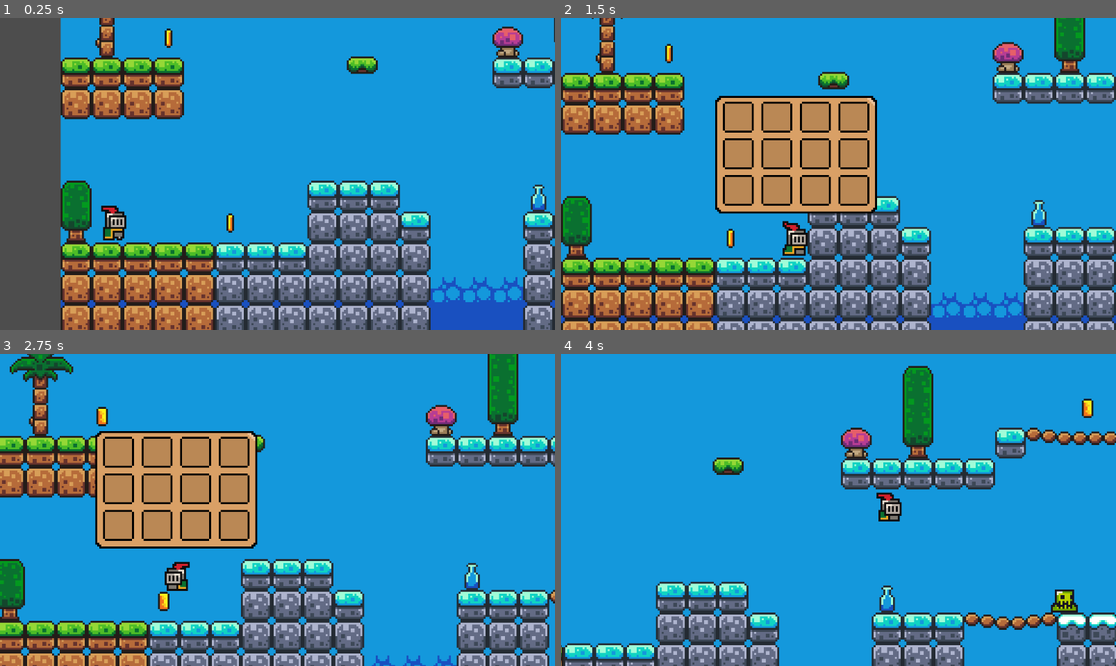
Above: before the commit, frames 1-4 (two rows, left to right).
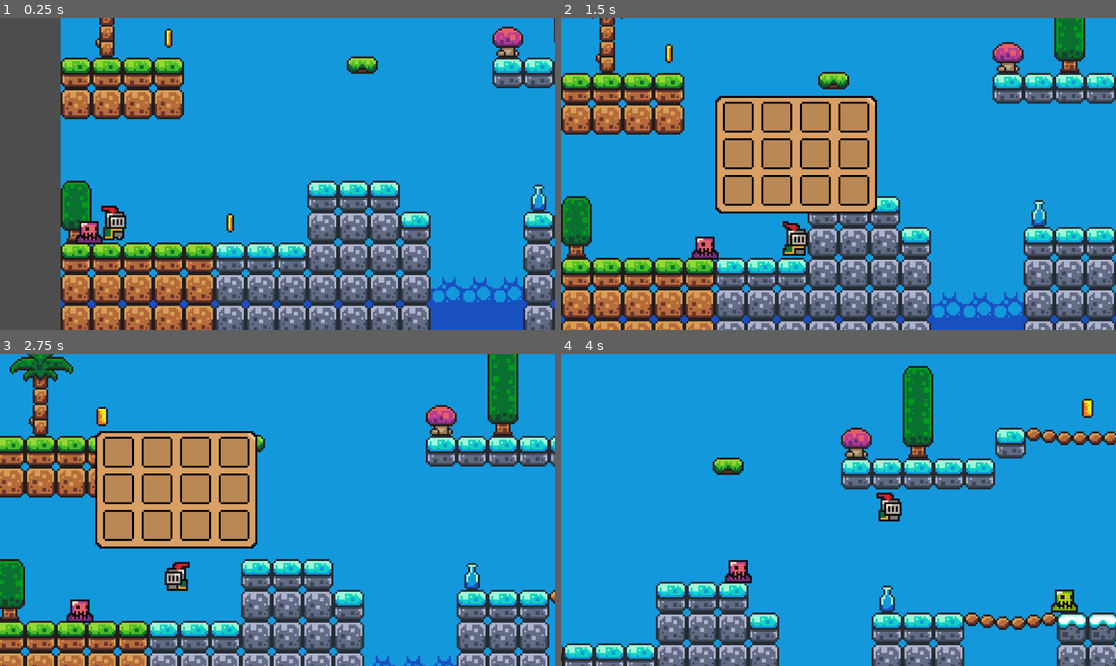
Above: after the commit, the same moments.

Repository: Utk984/testGame
Game: Godot game, scene res://scenes/game.tscn
Two runs of this game, one before a commit and one after it. Both use one fixed random seed, a clock stepped at 60 frames per second and the inputs below. The engine's default icon, where the game draws it, is replaced by a stand-in: a white triangle on a blue panel in a dark square.
Inputs:
- Up to frame 1 (0.25 s): no input
- Up to frame 2 (1.5 s): hold D (move_right) from 0.53 s (still down); tap Space (jump) at 0.6, 0.77, 1.07 s; tap E (open_inv) at 1.35 s
- Up to frame 3 (2.75 s): tap Space (jump) at 1.52, 1.55, 1.82, 2.1 s; release D (move_right) at 2.03 s; hold Left (move_left) from 2.03 s (still down)
- Up to frame 4 (4 s): release Left (move_left) at 2.78 s; hold D (move_right) from 2.78 s (still down); tap E (open_inv) at 2.85 s; tap Space (jump) at 3.02, 3.05, 3.32, 3.6, 3.77 s

The runs differ from the first frame. In frame 1, 0.3% of the frame differs, in the area x 13-19%, y 65-73%; in frame 2, 0.4%; in frame 3, 0.4%, in the area x 11-31%, y 76-87%; in frame 4, 0.3%.

Commit message:
Companion follower

Diff:
--- /dev/null
+++ b/scenes/enemy.tscn
@@ -0,0 +1,54 @@
+[gd_scene load_steps=9 format=3 uid="uid://be6xllik0ayn6"]
+
+[ext_resource type="Texture2D" uid="uid://jt3xtvimfk3w" path="res://assets/sprites/slime_purple.png" id="1_anxm8"]
+[ext_resource type="Script" path="res://scripts/enemy.gd" id="1_hj16n"]
+
+[sub_resource type="AtlasTexture" id="AtlasTexture_lg8fn"]
+atlas = ExtResource("1_anxm8")
+region = Rect2(0, 24, 24, 24)
+
+[sub_resource type="AtlasTexture" id="AtlasTexture_pnx51"]
+atlas = ExtResource("1_anxm8")
+region = Rect2(24, 24, 24, 24)
+
+[sub_resource type="AtlasTexture" id="AtlasTexture_jte0s"]
+atlas = ExtResource("1_anxm8")
+region = Rect2(48, 24, 24, 24)
+
+[sub_resource type="AtlasTexture" id="AtlasTexture_hby3s"]
+atlas = ExtResource("1_anxm8")
+region = Rect2(72, 24, 24, 24)
+
+[sub_resource type="SpriteFrames" id="SpriteFrames_f4da8"]
+animations = [{
+"frames": [{
+"duration": 1.0,
+"texture": SubResource("AtlasTexture_lg8fn")
+}, {
+"duration": 1.0,
+"texture": SubResource("AtlasTexture_pnx51")
+}, {
+"duration": 1.0,
+"texture": SubResource("AtlasTexture_jte0s")
+}, {
+"duration": 1.0,
+"texture": SubResource("AtlasTexture_hby3s")
+}],
+"loop": true,
+"name": &"default",
+"speed": 5.0
+}]
+
+[sub_resource type="CircleShape2D" id="CircleShape2D_vhe3k"]
+radius = 4.0
+
+[node name="CharacterBody2D" type="CharacterBody2D"]
+collision_layer = 2
+script = ExtResource("1_hj16n")
+
+[node name="AnimatedSprite2D" type="AnimatedSprite2D" parent="."]
+sprite_frames = SubResource("SpriteFrames_f4da8")
+
+[node name="CollisionShape2D" type="CollisionShape2D" parent="."]
+position = Vector2(0, 7)
+shape = SubResource("CircleShape2D_vhe3k")
--- a/scenes/game.tscn
+++ b/scenes/game.tscn
@@ -7,6 +7,7 @@
 [ext_resource type="PackedScene" uid="uid://fg5tqrp25fpa" path="res://scenes/coin.tscn" id="5_b62od"]
 [ext_resource type="PackedScene" uid="uid://bur554qwvc5le" path="res://scenes/killzone.tscn" id="6_l0x70"]
 [ext_resource type="PackedScene" uid="uid://8m3d8yw0pxws" path="res://scenes/slime.tscn" id="7_p4vac"]
+[ext_resource type="PackedScene" uid="uid://be6xllik0ayn6" path="res://scenes/enemy.tscn" id="8_fmqvm"]
 
 [sub_resource type="TileSetAtlasSource" id="TileSetAtlasSource_aldln"]
 texture = ExtResource("1_4o5cq")
@@ -603,6 +604,9 @@
 }
 autoplay = "fastmove"
 
+[node name="Enemy" parent="." instance=ExtResource("8_fmqvm")]
+position = Vector2(-51, 74)
+
 [node name="Enemies" type="Node" parent="."]
 
 [node name="Slime" parent="Enemies" instance=ExtResource("7_p4vac")]
--- a/scenes/player.tscn
+++ b/scenes/player.tscn
@@ -182,7 +182,7 @@
 [node name="AnimatedSprite2D" type="AnimatedSprite2D" parent="."]
 position = Vector2(0, -7)
 sprite_frames = SubResource("SpriteFrames_8jqj8")
-animation = &"jump"
+animation = &"idle"
 autoplay = "idle"
 
 [node name="CollisionShape2D" type="CollisionShape2D" parent="."]
--- /dev/null
+++ b/scripts/enemy.gd
@@ -0,0 +1,81 @@
+extends CharacterBody2D
+
+# Speed and gravity settings
+var default_speed: float = 50  # Default speed when the player is stationary
+var gravity = ProjectSettings.get_setting("physics/2d/default_gravity")
+var jump_strength: float = -300
+var follow_distance: float = 50  # Distance behind the player
+var player: CharacterBody2D = null  # Ensure this is of type CharacterBody2D to access velocity directly
+
+# Timer for random movements
+var movement_timer: Timer = null
+
+# Flags for jumping
+var has_jumped: bool = false
+
+func _ready():
+	# Find the player node in the scene
+	player = get_parent().get_node("Player") as CharacterBody2D
+
+	# Create a timer for random movements
+	movement_timer = Timer.new()
+	movement_timer.wait_time = 5.0  # Change direction every 2 seconds
+	movement_timer.one_shot = false
+
+	# Add the timer as a child node
+	add_child(movement_timer)
+
+	# Correctly connect the timer's timeout signal
+	movement_timer.connect("timeout", Callable(self, "_on_movement_timer_timeout"))
+
+	# Start the timer
+	movement_timer.start()
+
+func _physics_process(delta):
+	if player:
+		# Calculate the direction to the player
+		var direction = (player.position - position).normalized()
+
+		# Get the distance to the player
+		var distance_to_player = position.distance_to(player.position)
+
+		# Get the player's current horizontal velocity
+		var player_velocity_x = player.velocity.x
+
+		# Adjust enemy speed based on player movement
+		var current_speed = player_velocity_x if abs(player_velocity_x) > 0 else default_speed
+
+		# If the enemy is farther than the follow distance, follow the player
+		if distance_to_player > follow_distance:
+			# Apply horizontal movement
+			velocity.x = direction.x * current_speed
+
+			# Check for horizontal collisions
+			if is_on_wall() and !has_jumped:
+				# If colliding with a wall and has not jumped, jump
+				velocity.y = jump_strength
+				has_jumped = true
+
+			# Check if there is no ground below
+			elif !is_on_floor() and !has_jumped:
+				# If there's no floor below and has not jumped, jump
+				velocity.y = jump_strength
+				has_jumped = true
+
+		else:
+			# If close enough, move randomly
+			velocity.x += randf_range(-0.5, 0.5) * current_speed
+
+		# Apply gravity
+		velocity.y += gravity * delta
+
+		# Move the enemy using velocity
+		move_and_slide()
+
+		# Reset the jump flag if the enemy is on the floor
+		if is_on_floor():
+			has_jumped = false
+
+func _on_movement_timer_timeout():
+	# Change the movement direction randomly when the timer runs out
+	velocity.x = randf_range(-1.0, 1.0) * default_speed
--- a/scripts/player.gd
+++ b/scripts/player.gd
@@ -3,8 +3,8 @@
 @onready var animated_sprite_2d = $AnimatedSprite2D
 @export var inv = Inv
 
-const SPEED = 150.0
-const JUMP_VELOCITY = -300.0
+var SPEED = 150.0
+var JUMP_VELOCITY = -300.0
 
 # Get the gravity from the project settings to be synced with RigidBody nodes.
 var gravity = ProjectSettings.get_setting("physics/2d/default_gravity")
Not shown: 1 places in scenes/game.tscn that only renumber resources
